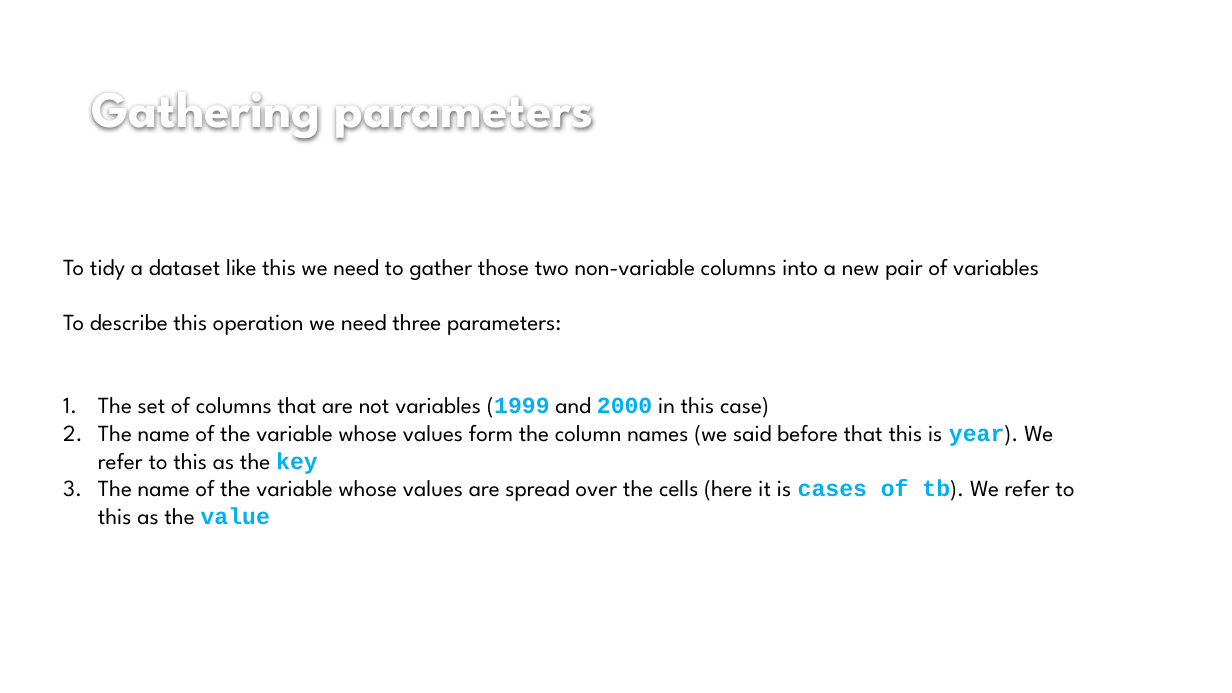
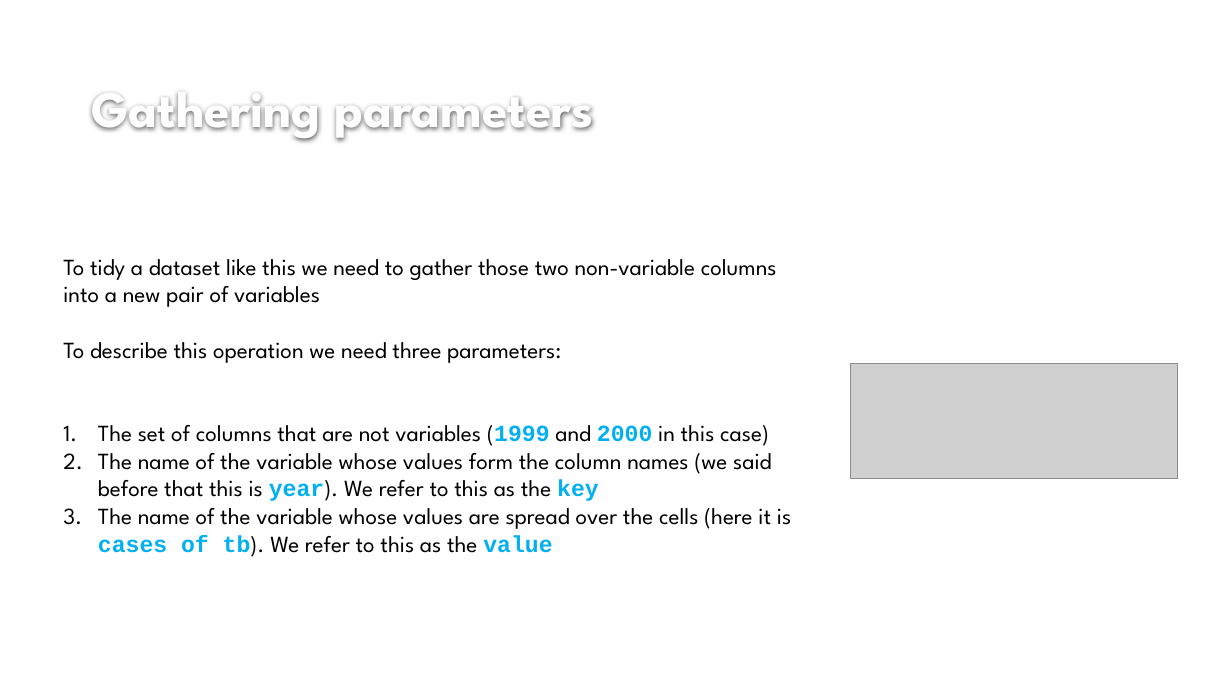
Before and after one commit to izzixcoatxs/Into_the_Tidyverse, a slide deck: slide 21 of sessions/session_four/izzie_session_four_a&b_presentation.pptx. Drawn at 1232x693 pixels with LibreOffice and Linux fonts; fonts in the diff are those of the drawing; grey boxes stand for pictures; background and template pictures are left out. Boxes give left, top, right and bottom in pixels: in the first picture for what was removed or moved away, otherwise in the second. Text is boxed around its words. In the diff, an @@ line names an element or a change of style, - is before the commit and + after.

```diff
--- a/sessions/session_four/izzie_session_four_a&b_presentation.pptx
+++ b/sessions/session_four/izzie_session_four_a&b_presentation.pptx
@@ text "To tidy a dataset like ..." rewrapped from (x1=63, y1=259, x2=1074, y2=525) to (x1=63, y1=259, x2=791, y2=557) @@
@@ picture added at (x1=850, y1=363, x2=1178, y2=479) @@
```
Also in this commit, not shown: 12 other slides changed, 8 slides added, 2 slides removed.
